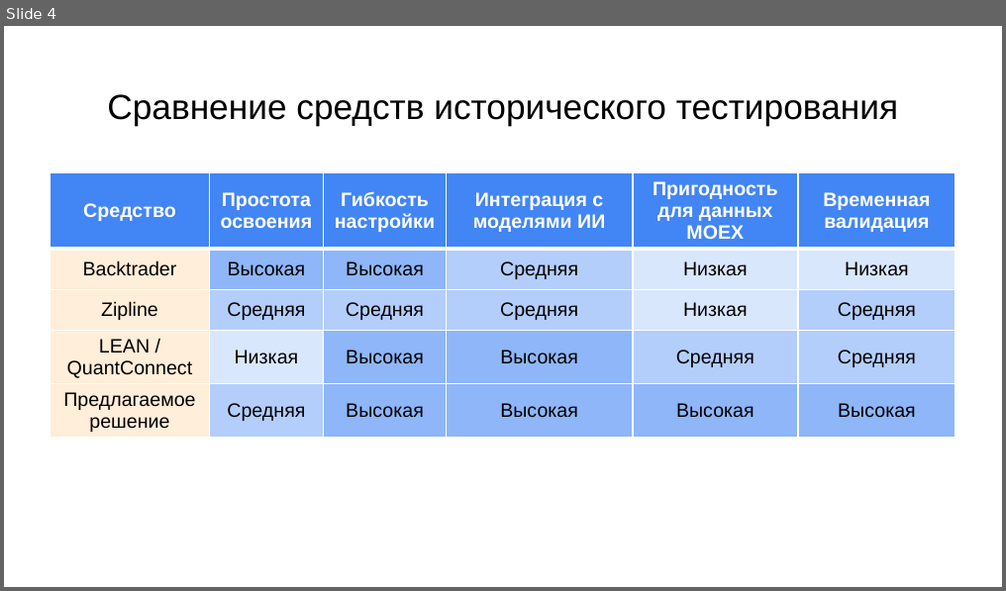
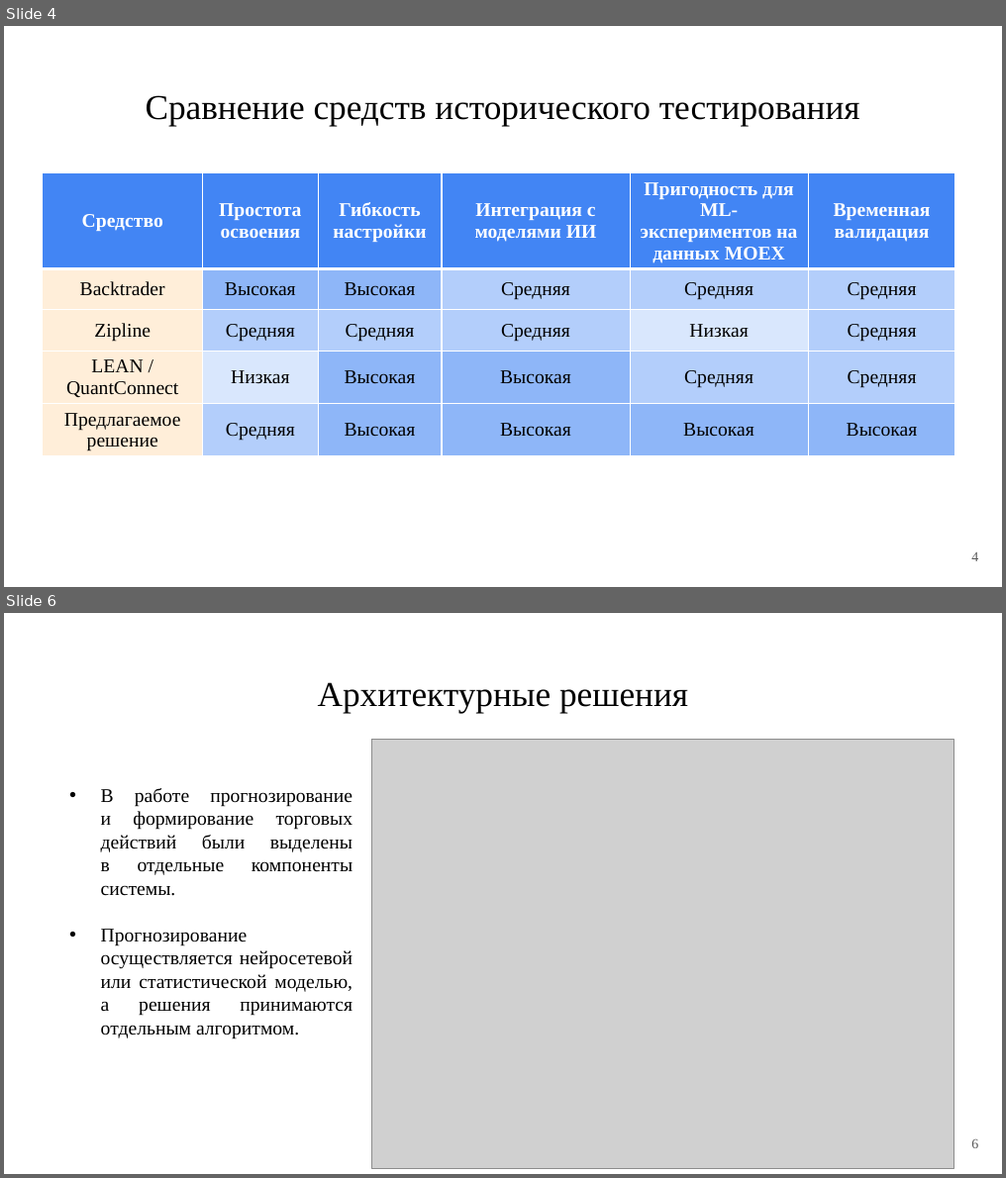
Before and after one commit to PetrovKirill00/BKP, a slide deck: Презентация.pptx. Shown one above the other, each under a label of ours: slide 4 before the commit, slides 4 and 6 after it; the slides between them are not shown. The pictures are 1006x591 and 1006x1178 pixels, drawn with LibreOffice and Linux fonts; fonts in the diff are those of the drawing; grey boxes stand for pictures. Boxes give left, top, right and bottom in pixels: in the first picture for what was removed or moved away, otherwise in the second. Text is boxed around its words. In the diff, an @@ line names an element or a change of style, - is before the commit and + after.

```diff
--- a/Презентация.pptx
+++ b/Презентация.pptx
@@ slide 6 added at (x1=4, y1=613, x2=1002, y2=1174), background #FFFFFF @@
@@ title added at (x1=318, y1=682, x2=688, y2=713), 25.2 pt, text #000000 @@
+Архитектурные решения
@@ picture added at (x1=372, y1=740, x2=954, y2=1168) @@
@@ text added at (x1=101, y1=788, x2=353, y2=1040), 14 pt, text #000000 @@
+• В работе прогнозирование
+  и формирование торговых
+  действий были выделены
+  в отдельные компоненты
+  системы.
+• Прогнозирование
+  осуществляется нейросетевой
+  или статистической моделью,
+  а решения принимаются
+  отдельным алгоритмом.
@@ page number added at (x1=971, y1=1140, x2=978, y2=1149), 10 pt, text #595959 @@
+6
@@ slide 4 changed as well @@
@@ title "Сравнение средств исторического тестирования" at (x1=146, y1=95, x2=860, y2=126): font Arial to Times New Roman @@
@@ table at (x1=43, y1=173, x2=958, y2=472) @@
-row 1, column 5: Пригодность для данных MOEX
+row 1, column 5: Пригодность для ML-экспериментов на данных MOEX
-row 2, column 5: Низкая
+row 2, column 5: Средняя
-row 2, column 6: Низкая
+row 2, column 6: Средняя
@@ fill #D9E7FD to #B3CEFB in 2 cells @@
@@ font Arial to Times New Roman in "Средство", "Простота освоения", "Гибкость настройки", "Интеграция с моделями ИИ" and 23 more places @@
@@ table resized from (x1=50, y1=173, x2=956, y2=447) to (x1=43, y1=173, x2=958, y2=472) @@
@@ page number added at (x1=971, y1=553, x2=978, y2=562), 10 pt, text #595959 @@
+4
```
Also in this commit, not shown: 4 other slides changed, 6 other slides added, 5 slides removed, 24 other files.
